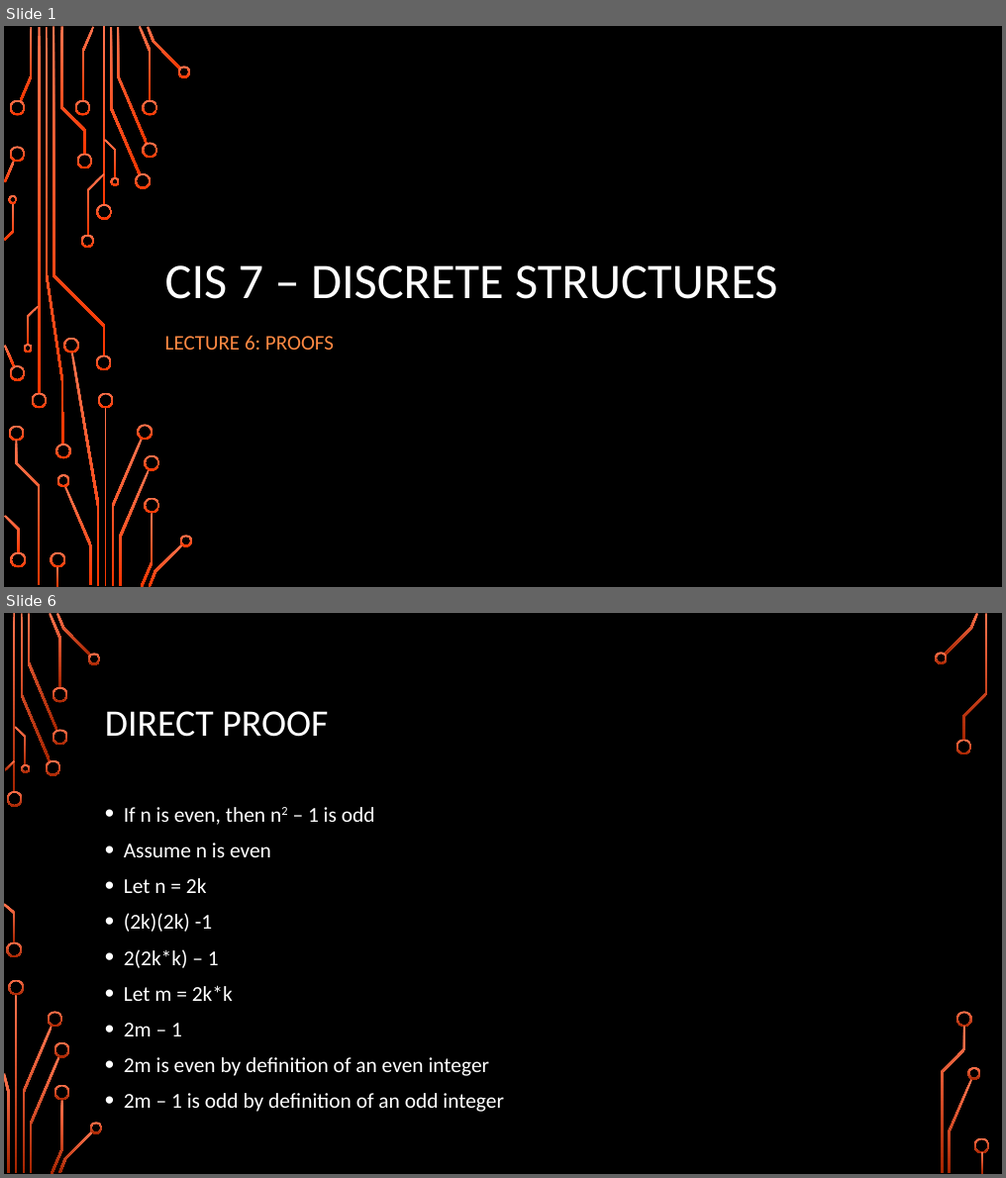
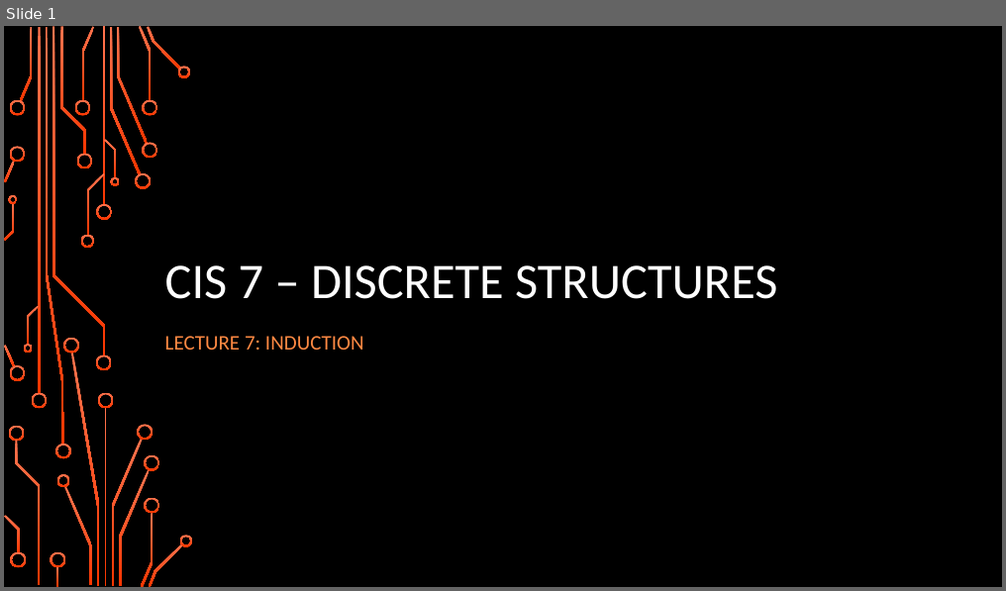
Before and after one commit to jameswilson281/CIS7---Discrete-Structures, a slide deck: Lectures/Lecture 7 - 20170920 Induction.pptx. Shown one above the other, each under a label of ours: slides 1 and 6 before the commit, slide 1 after it; the slides between them are not shown. The pictures are 1006x1178 and 1006x591 pixels, drawn with LibreOffice and Linux fonts; fonts in the diff are those of the drawing; background and template pictures are left out. Boxes give left, top, right and bottom in pixels: in the first picture for what was removed or moved away, otherwise in the second. Text is boxed around its words. In the diff, an @@ line names an element or a change of style, - is before the commit and + after.

```diff
--- a/Lectures/Lecture 7 - 20170920 Induction.pptx
+++ b/Lectures/Lecture 7 - 20170920 Induction.pptx
@@ slide 6 removed at [4, 613, 1002, 1174], background picture (left out) @@
@@ title removed at [105, 711, 328, 737] @@
-DIRECT PROOF
@@ text removed at [124, 807, 504, 1112] @@
-• If n is even, then n2 – 1 is odd
-• Assume n is even
-• Let n = 2k
-• (2k)(2k) -1
-• 2(2k*k) – 1
-• Let m = 2k*k
-• 2m – 1
-• 2m is even by definition of an even integer
-• 2m – 1 is odd by definition of an odd integer
@@ group removed at [4, 613, 990, 1174]: 33 freeform shapes, 3 rectangles @@
@@ slide 1 changed as well @@
@@ subtitle at [165, 336, 364, 350]: text changed @@
-LECTURE 6: PROOFS
+LECTURE 7: INDUCTION
```
Also in this commit, not shown: 3 other slides changed, 2 slides added, 6 other slides removed, 4 other files.
